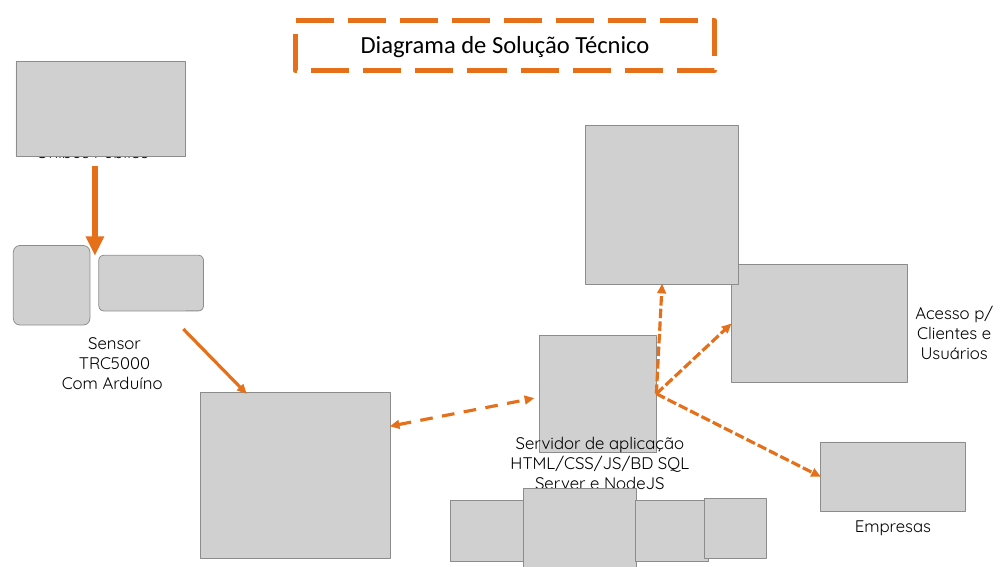
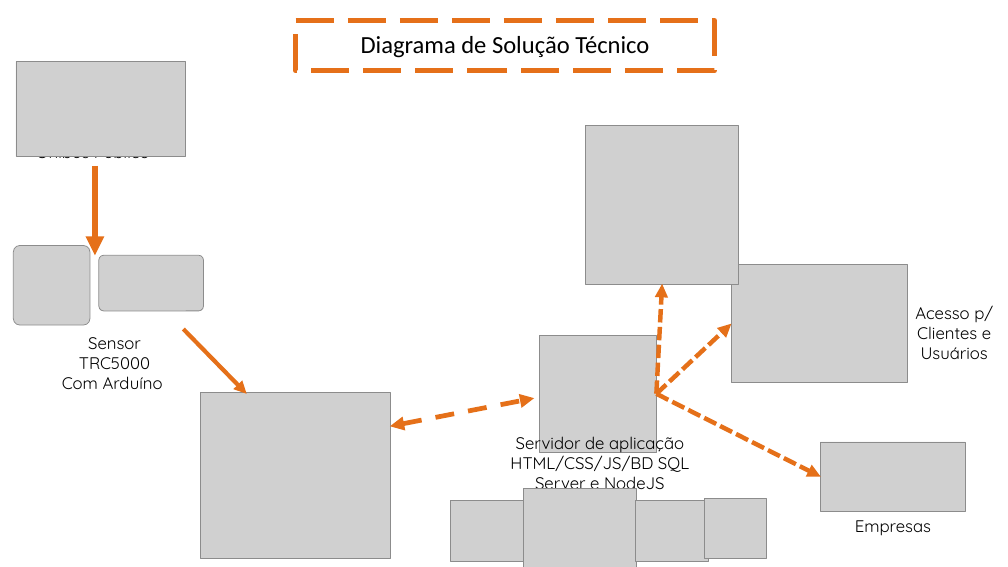
Before and after one commit to diegozn/busfacility, a slide deck: slide 7 of Apresentação/Sprint 2.pptx (slide 6 before the commit). Drawn at 1008x567 pixels with LibreOffice and Linux fonts; fonts in the diff are those of the drawing; grey boxes stand for pictures. Boxes give left, top, right and bottom in pixels: in the first picture for what was removed or moved away, otherwise in the second. Text is boxed around its words. In the diff, an @@ line names an element or a change of style, - is before the commit and + after.

```diff
--- a/Apresentação/Sprint 2.pptx
+++ b/Apresentação/Sprint 2.pptx
@@ arrow (656, 394) - (662, 284): stroke #E57019 3 pt dashed to #E57019 4.25 pt dashed @@
@@ arrow (184, 329) - (247, 394): stroke #E57019 3 pt to #E57019 4 pt @@
@@ arrow (656, 394) - (731, 324): stroke #E57019 3 pt dashed to #E57019 4.25 pt dashed @@
@@ double arrow (390, 426) - (534, 399): stroke #E57019 3 pt dashed to #E57019 4.5 pt dashed @@
@@ arrow (656, 394) - (821, 477): stroke #E57019 3 pt dashed to #E57019 4.25 pt dashed @@
```
Also in this commit, not shown: 3 other slides changed, 3 slides added, 2 slides removed.
